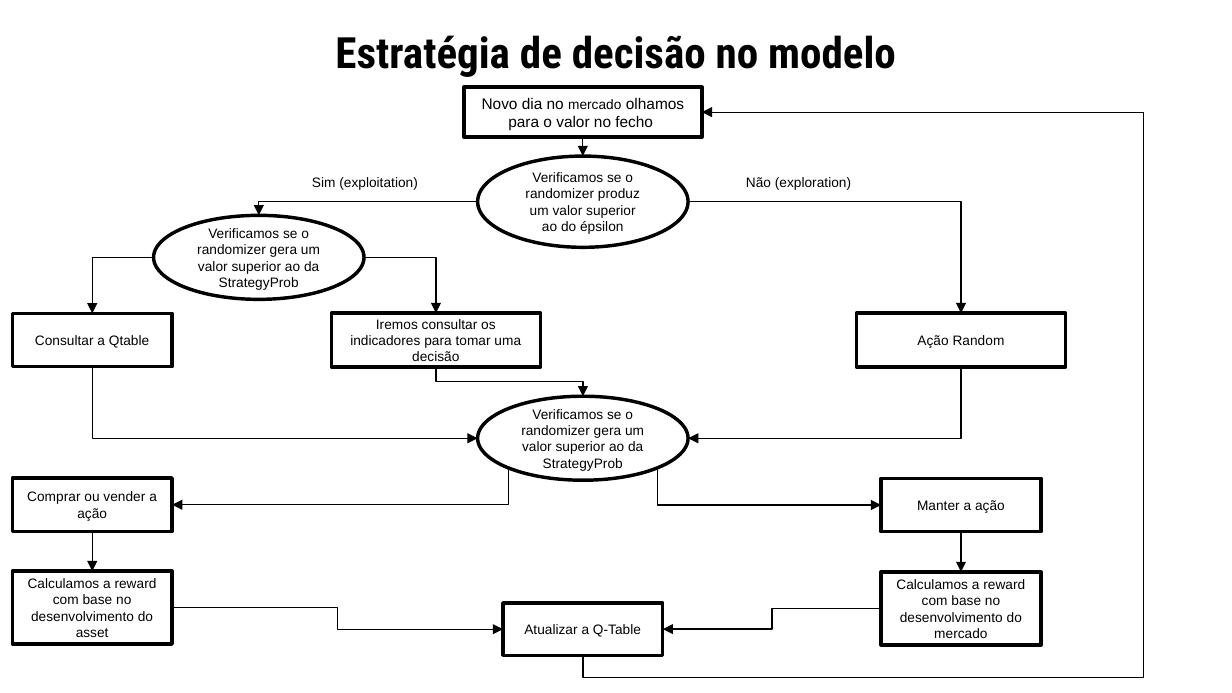
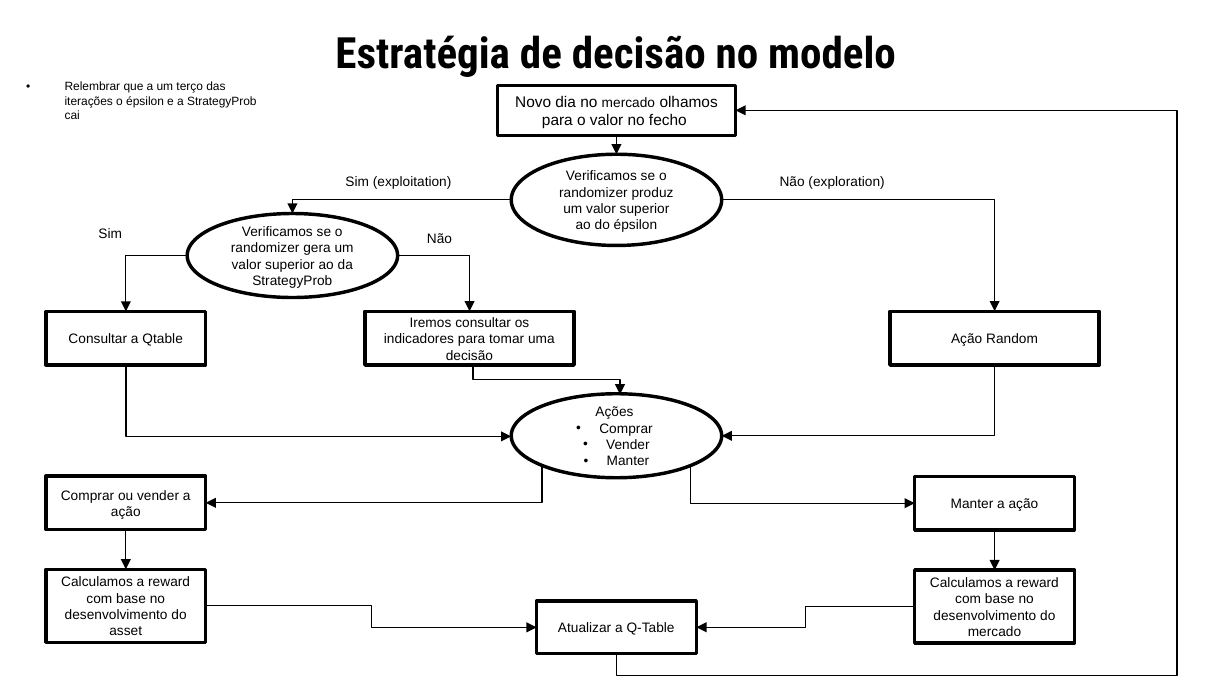
Before and after one commit to Groze2001/MCD, a slide deck: slide 7 of Otimizaçao_de_dados_para_bussiness_analytics/Machine Learning Infographics by Slidesgo.pptx (slide 6 before the commit). Drawn at 1232x693 pixels with LibreOffice and Linux fonts; fonts in the diff are those of the drawing. Boxes give left, top, right and bottom in pixels: in the first picture for what was removed or moved away, otherwise in the second. Text is boxed around its words. In the diff, an @@ line names an element or a change of style, - is before the commit and + after.

```diff
--- a/Otimizaçao_de_dados_para_bussiness_analytics/Machine Learning Infographics by Slidesgo.pptx
+++ b/Otimizaçao_de_dados_para_bussiness_analytics/Machine Learning Infographics by Slidesgo.pptx
@@ text added at <box>65,81,257,119</box>, 7 pt, text #000000 @@
+• Relembrar que a um terço das iterações o épsilon e a StrategyProb cai
@@ 11 elbow arrows, 8 rectangles, 3 arrows, 1 ellipse: place and size @@
-11 elbow arrows, 8 rectangles, 3 arrows, 1 ellipse at <box>12,87,1143,678</box>
+11 elbow arrows, 8 rectangles, 3 arrows, 1 ellipse at <box>46,85,1177,675</box>
@@ text added at <box>98,228,122,238</box>, 8 pt, text #000000 @@
+Sim
@@ text added at <box>427,233,452,243</box>, 8 pt, text #000000 @@
+Não
@@ 2 ellipses, 2 texts, 1 rectangle, 1 elbow arrow: place and size @@
-2 ellipses, 2 texts, 1 rectangle, 1 elbow arrow at <box>12,177,881,644</box>
+2 ellipses, 2 texts, 1 rectangle, 1 elbow arrow at <box>46,176,914,642</box>
@@ text in ellipse at <box>595,406,652,465</box>: text changed @@
-Verificamos se o randomizer gera um valor superior ao da StrategyProb
+Ações
+• Comprar
+• Vender
+• Manter
```
Also in this commit, not shown: 4 other slides changed, 2 other files.
